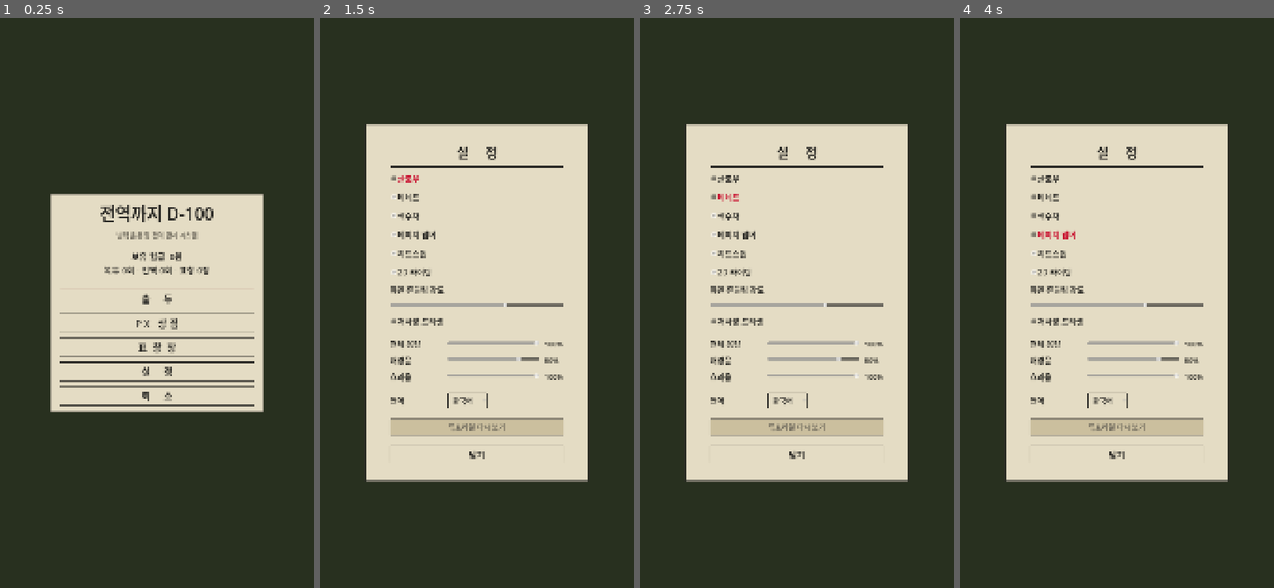
Above: before the commit, frames 1-4 (left to right).
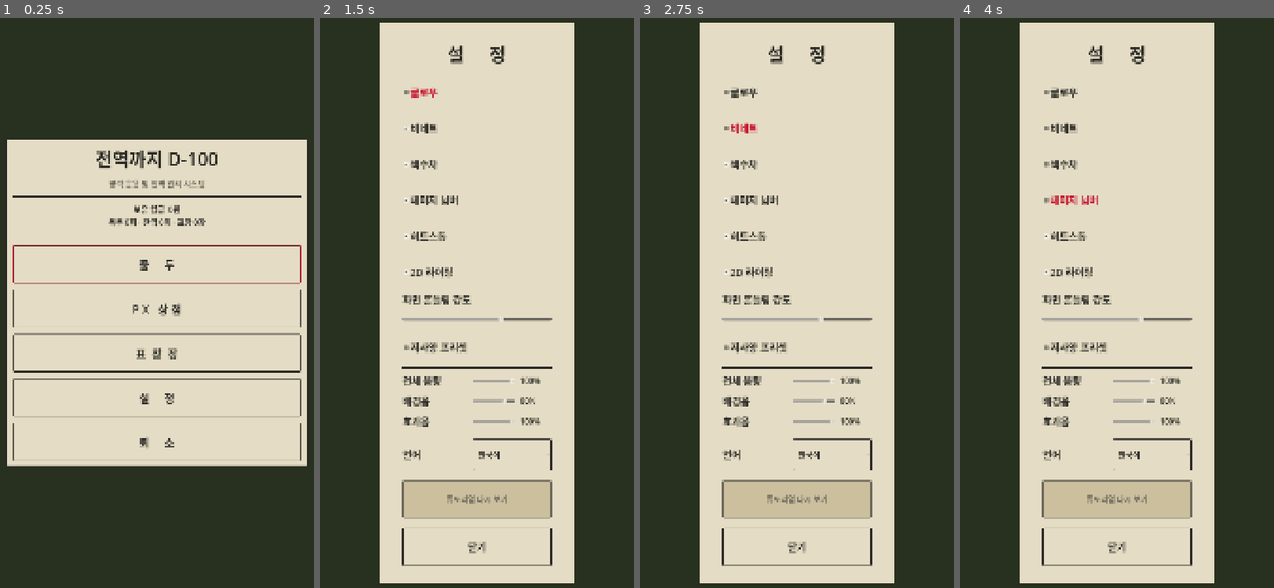
Above: after the commit, the same moments.

Repository: doogi7224/git-playground
Game: Godot game, scene res://ui/meta/meta_root.tscn
Same seed, same stepped clock (60 frames per second), same inputs: the game is played once before the commit and once after it.
Inputs:
- Up to frame 1 (0.25 s): no input
- Up to frame 2 (1.5 s): click "설 정" at 0.5 s; click "글로우" at 1.25 s
- Up to frame 3 (2.75 s): click "비네트" at 2 s
- Up to frame 4 (4 s): click "색수차" at 2.75 s; click "데미지 넘버" at 3.5 s

The runs differ from the first frame. In frame 1, 34% of the frame differs, in the area x 2-98%, y 21-79%; in frame 2, 34%; in frame 3, 34%; in frame 4, 34%.

Commit message:
feat(mobile): UI 를 세로 폰 기준으로 — 터치 타깃과 글자 크기
치수를 MetaUI 상수로 모았다. 화면마다 숫자를 흩뿌려 두면 다시 못 맞춘다.

  TOUCH_MIN 116 / TOUCH_MIN_SMALL 96
  안드로이드 지침의 48dp 는 1080 폭 폰에서 대략 120px 이다. 그보다 밑이면
  목록에서 옆 항목을 누르게 된다. 기존 값은 44~52 였다.

  FS_TITLE 56 / FS_HEAD 34 / FS_BODY 30 / FS_SUB 24 / FS_TINY 22
  데스크톱 감각으로 잡은 17~26 은 1080 폭에서 그대로 오면 다 작다.

  SIDE_MARGIN 40. 1080 에서 좌우 180 씩 빼면 720 밖에 안 남는다.

출두 신고 화면은 병력/훈련장을 좌우가 아니라 **위아래로 쌓았다**.
1080 폭을 반으로 가르면 캐릭터 이름과 가격 버튼이 같은 줄에 안 들어간다.
병력 8종 훈련장 3종이라 높이도 2:1 로 나눈다.

옵션 화면의 슬라이더도 고정 폭(280~360) 대신 남는 폭을 채우게 바꿨다.
세로에서는 폭이 좁아 고정 폭이 라벨을 밀어낸다.

검사 561개 통과. 메타 화면 4종 + 옵션을 1080x1920 으로 실제로 찍어 확인했다.

Co-Authored-By: Claude Opus 5 <noreply@anthropic.com>
Claude-Session: https://claude.ai/code/session_01DH84wvEbpBbH2sZ1nM6fyB

Diff:
--- a/ui/meta/character_select.gd
+++ b/ui/meta/character_select.gd
@@ -40,9 +40,9 @@
 	var margin := MarginContainer.new()
 	margin.set_anchors_preset(Control.PRESET_FULL_RECT)
 	for side: StringName in [&"margin_left", &"margin_right"]:
-		margin.add_theme_constant_override(side, 120)
+		margin.add_theme_constant_override(side, MetaUI.SIDE_MARGIN)
 	for side: StringName in [&"margin_top", &"margin_bottom"]:
-		margin.add_theme_constant_override(side, 50)
+		margin.add_theme_constant_override(side, 48)
 	add_child(margin)
 
 	var panel: PanelContainer = MetaUI.panel()
@@ -52,15 +52,18 @@
 	col.add_theme_constant_override(&"separation", 12)
 	panel.add_child(col)
 
-	col.add_child(MetaUI.title("출  두  신  고", 40))
-	_salary_label = MetaUI.label("", 22, MetaUI.INK)
+	col.add_child(MetaUI.title("출  두  신  고"))
+	_salary_label = MetaUI.label("", MetaUI.FS_SUB, MetaUI.INK)
 	_salary_label.horizontal_alignment = HORIZONTAL_ALIGNMENT_CENTER
 	col.add_child(_salary_label)
 	col.add_child(MetaUI.rule())
 
-	var columns := HBoxContainer.new()
+	# ★ 세로 화면에서는 두 칸을 좌우로 못 놓는다. 1080 폭을 반으로 가르면
+	#   캐릭터 이름과 가격 버튼이 같은 줄에 안 들어간다. 위아래로 쌓는다.
+	#   병력이 8종, 훈련장이 3종이라 높이도 2:1 로 나눈다.
+	var columns := VBoxContainer.new()
 	columns.size_flags_vertical = Control.SIZE_EXPAND_FILL
-	columns.add_theme_constant_override(&"separation", 24)
+	columns.add_theme_constant_override(&"separation", 20)
 	col.add_child(columns)
 	_char_list = _column(columns, "병      력", 2)
 	_map_list = _column(columns, "훈  련  장", 1)
@@ -70,12 +73,12 @@
 	footer.add_theme_constant_override(&"separation", 16)
 	col.add_child(footer)
 
-	var back: Button = MetaUI.button("돌아가기", 26)
+	var back: Button = MetaUI.button("돌아가기")
 	back.size_flags_horizontal = Control.SIZE_EXPAND_FILL
 	back.pressed.connect(func() -> void: back_requested.emit())
 	footer.add_child(back)
 
-	_start_button = MetaUI.button("출  두", 30)
+	_start_button = MetaUI.button("출  두", MetaUI.FS_HEAD)
 	_start_button.size_flags_horizontal = Control.SIZE_EXPAND_FILL
 	_start_button.pressed.connect(_on_start)
 	footer.add_child(_start_button)
@@ -83,14 +86,15 @@
 	reload_selection()
 
 
-func _column(parent: HBoxContainer, heading: String, stretch: int) -> VBoxContainer:
+func _column(parent: BoxContainer, heading: String, stretch: int) -> VBoxContainer:
 	var col := VBoxContainer.new()
 	col.size_flags_horizontal = Control.SIZE_EXPAND_FILL
+	col.size_flags_vertical = Control.SIZE_EXPAND_FILL
 	col.size_flags_stretch_ratio = float(stretch)
 	col.add_theme_constant_override(&"separation", 8)
 	parent.add_child(col)
 
-	var head: Label = MetaUI.label(heading, 24, MetaUI.INK)
+	var head: Label = MetaUI.label(heading, MetaUI.FS_HEAD, MetaUI.INK)
 	head.horizontal_alignment = HORIZONTAL_ALIGNMENT_CENTER
 	col.add_child(head)
 
@@ -144,33 +148,33 @@
 	text.size_flags_horizontal = Control.SIZE_EXPAND_FILL
 	h.add_child(text)
 	var name_color: Color = MetaUI.INK if unlocked else MetaUI.INK_FADED
-	text.add_child(MetaUI.label(("▶ " if chosen else "") + tr(u.display_name), 24, name_color))
+	text.add_child(MetaUI.label(("▶ " if chosen else "") + tr(u.display_name), MetaUI.FS_BODY, name_color))
 	if unlocked:
-		text.add_child(MetaUI.label(u.description, 17, MetaUI.INK_FADED))
+		text.add_child(MetaUI.label(u.description, MetaUI.FS_TINY, MetaUI.INK_FADED))
 	else:
-		text.add_child(MetaUI.label(tr("조건 — %s") % u.condition.describe(), 17, MetaUI.INK_FADED))
+		text.add_child(MetaUI.label(tr("조건 — %s") % u.condition.describe(), MetaUI.FS_TINY, MetaUI.INK_FADED))
 
 	if unlocked:
 		if chosen:
-			h.add_child(MetaUI.stamp("선  택", 24))
+			h.add_child(MetaUI.stamp("선  택", MetaUI.FS_SUB))
 		else:
-			var pick: Button = MetaUI.button("선택", 22)
-			pick.custom_minimum_size = Vector2(120.0, 44.0)
+			var pick: Button = MetaUI.button("선택", MetaUI.FS_SUB)
+			pick.custom_minimum_size = Vector2(160.0, MetaUI.TOUCH_MIN_SMALL)
 			var id: StringName = u.target_id
 			pick.pressed.connect(func() -> void: _choose(is_char, id))
 			h.add_child(pick)
 	elif u.is_free():
 		# 조건만 채우면 열린다. 아직 못 채웠다는 뜻이므로 진행률만 보여 준다.
 		h.add_child(MetaUI.label("%d%%" % int(round(u.condition.ratio(stats) * 100.0)),
-				22, MetaUI.INK_FADED))
+				MetaUI.FS_SUB, MetaUI.INK_FADED))
 	else:
 		# 구매형. 조건을 아직 못 채웠으면 값만 흐리게 띄우지 말고 얼마나 남았는지도 보여 준다 —
 		# 값이 없어서 못 사는 건지 조건이 모자라서 못 사는 건지 구분이 안 됐다.
 		var right := VBoxContainer.new()
-		right.custom_minimum_size = Vector2(140.0, 0.0)
+		right.custom_minimum_size = Vector2(190.0, 0.0)
 		h.add_child(right)
-		var buy: Button = MetaUI.button(MetaUI.won(u.price), 22)
-		buy.custom_minimum_size = Vector2(140.0, 44.0)
+		var buy: Button = MetaUI.button(MetaUI.won(u.price), MetaUI.FS_SUB)
+		buy.custom_minimum_size = Vector2(190.0, MetaUI.TOUCH_MIN_SMALL)
 		buy.disabled = not SaveSystem.can_buy_unlock(u.id)
 		var unlock_id: StringName = u.id
 		buy.pressed.connect(func() -> void: SaveSystem.buy_unlock(unlock_id))
@@ -178,7 +182,7 @@
 		if not u.condition_met(stats):
 			var note: Label = MetaUI.label(
 					tr("조건 %d%%") % int(round(u.condition.ratio(stats) * 100.0)),
-					16, MetaUI.INK_FADED)
+					MetaUI.FS_TINY, MetaUI.INK_FADED)
 			note.horizontal_alignment = HORIZONTAL_ALIGNMENT_CENTER
 			right.add_child(note)
 	return row
--- a/ui/meta/commendation_board.gd
+++ b/ui/meta/commendation_board.gd
@@ -19,9 +19,9 @@
 	var margin := MarginContainer.new()
 	margin.set_anchors_preset(Control.PRESET_FULL_RECT)
 	for side: StringName in [&"margin_left", &"margin_right"]:
-		margin.add_theme_constant_override(side, 180)
+		margin.add_theme_constant_override(side, MetaUI.SIDE_MARGIN)
 	for side: StringName in [&"margin_top", &"margin_bottom"]:
-		margin.add_theme_constant_override(side, 60)
+		margin.add_theme_constant_override(side, 48)
 	add_child(margin)
 
 	var panel: PanelContainer = MetaUI.panel()
@@ -31,8 +31,8 @@
 	col.add_theme_constant_override(&"separation", 12)
 	panel.add_child(col)
 
-	col.add_child(MetaUI.title("표     창     장", 40))
-	_summary = MetaUI.label("", 24, MetaUI.INK)
+	col.add_child(MetaUI.title("표     창     장"))
+	_summary = MetaUI.label("", MetaUI.FS_SUB, MetaUI.INK)
 	_summary.horizontal_alignment = HORIZONTAL_ALIGNMENT_CENTER
 	col.add_child(_summary)
 	col.add_child(MetaUI.rule())
@@ -48,7 +48,7 @@
 	scroll.add_child(_list)
 
 	col.add_child(MetaUI.rule())
-	var back: Button = MetaUI.button("돌아가기", 26)
+	var back: Button = MetaUI.button("돌아가기")
 	back.pressed.connect(func() -> void: back_requested.emit())
 	col.add_child(back)
 
@@ -84,27 +84,27 @@
 	var text := VBoxContainer.new()
 	text.size_flags_horizontal = Control.SIZE_EXPAND_FILL
 	h.add_child(text)
-	text.add_child(MetaUI.label(c.display_name, 26, MetaUI.INK if has else MetaUI.INK_FADED))
+	text.add_child(MetaUI.label(c.display_name, MetaUI.FS_BODY, MetaUI.INK if has else MetaUI.INK_FADED))
 	# 아직 못 받은 표창장은 설명 대신 조건을 보여 준다. 뭘 하면 되는지가 먼저다.
 	if has:
-		text.add_child(MetaUI.label(c.description, 18, MetaUI.INK_FADED))
+		text.add_child(MetaUI.label(c.description, MetaUI.FS_TINY, MetaUI.INK_FADED))
 	elif c.condition != null:
 		text.add_child(MetaUI.label(tr("조건 — %s (%d%%)") % [
 				c.condition.describe(),
-				int(round(c.condition.ratio(stats) * 100.0))], 18, MetaUI.INK_FADED))
+				int(round(c.condition.ratio(stats) * 100.0))], MetaUI.FS_TINY, MetaUI.INK_FADED))
 
 	var right := VBoxContainer.new()
-	right.custom_minimum_size = Vector2(200.0, 0.0)
+	right.custom_minimum_size = Vector2(190.0, 0.0)
 	h.add_child(right)
 	if has:
-		right.add_child(MetaUI.stamp("발  급", 30))
+		right.add_child(MetaUI.stamp("발  급", MetaUI.FS_BODY))
 	elif c.condition != null:
 		var bar := ProgressBar.new()
 		bar.max_value = 1.0
 		bar.value = c.condition.ratio(stats)
 		bar.show_percentage = false
-		bar.custom_minimum_size = Vector2(0.0, 22.0)
+		bar.custom_minimum_size = Vector2(0.0, 26.0)
 		right.add_child(bar)
 	if c.salary_reward > 0:
-		right.add_child(MetaUI.label(tr("보상 %s") % MetaUI.won(c.salary_reward), 18, MetaUI.INK_FADED))
+		right.add_child(MetaUI.label(tr("보상 %s") % MetaUI.won(c.salary_reward), MetaUI.FS_TINY, MetaUI.INK_FADED))
 	return row
--- a/ui/meta/main_menu.gd
+++ b/ui/meta/main_menu.gd
@@ -25,17 +25,17 @@
 	center.add_child(panel)
 
 	_box = VBoxContainer.new()
-	_box.custom_minimum_size = Vector2(600.0, 0.0)
-	_box.add_theme_constant_override(&"separation", 14)
+	_box.custom_minimum_size = Vector2(880.0, 0.0)
+	_box.add_theme_constant_override(&"separation", 20)
 	panel.add_child(_box)
 
 	_box.add_child(MetaUI.title("전역까지 D-100"))
-	var sub: Label = MetaUI.label("병력 운용 및 전역 관리 시스템", 20, MetaUI.INK_FADED)
+	var sub: Label = MetaUI.label("병력 운용 및 전역 관리 시스템", MetaUI.FS_SUB, MetaUI.INK_FADED)
 	sub.horizontal_alignment = HORIZONTAL_ALIGNMENT_CENTER
 	_box.add_child(sub)
 	_box.add_child(MetaUI.rule())
 
-	_salary_label = MetaUI.label("", 26, MetaUI.INK)
+	_salary_label = MetaUI.label("", MetaUI.FS_SUB, MetaUI.INK)
 	_salary_label.horizontal_alignment = HORIZONTAL_ALIGNMENT_CENTER
 	_box.add_child(_salary_label)
 	_box.add_child(MetaUI.spacer(12.0))
@@ -49,7 +49,7 @@
 
 
 func _add_button(text: String, screen: StringName) -> void:
-	var b: Button = MetaUI.button(text, 30)
+	var b: Button = MetaUI.button(text, MetaUI.FS_HEAD)
 	b.pressed.connect(func() -> void: open_requested.emit(screen))
 	_box.add_child(b)
 
--- a/ui/meta/meta_ui.gd
+++ b/ui/meta/meta_ui.gd
@@ -16,6 +16,24 @@
 const GOLD: Color = Color("#FFC94A")       ## 금색 강조
 const BACKDROP: Color = Color("#28301F")   ## 국방색 배경
 
+## --- 세로 폰 기준 치수 ---
+##
+## 뷰포트가 1080 폭이라 데스크톱 감각으로 잡은 크기가 그대로 오면 다 작다.
+## 손가락으로 눌러야 하므로 글자보다 **누를 수 있는 높이**가 먼저다.
+##
+## 안드로이드 지침의 48dp 는 1080 폭 폰에서 대략 120px 이다. 그보다 밑으로
+## 내려가면 오조작이 난다 -- 목록에서 옆 항목을 누르게 된다.
+const TOUCH_MIN: float = 116.0        ## 누를 수 있는 것의 최소 높이
+const TOUCH_MIN_SMALL: float = 96.0   ## 목록 안의 보조 버튼
+const SIDE_MARGIN: int = 40           ## 좌우 여백. 1080 에서 180 을 빼면 720만 남는다
+
+## 글자 크기. 이름은 쓰임새로 짓는다 -- 숫자를 화면마다 흩뿌리면 다시 못 맞춘다.
+const FS_TITLE: int = 56
+const FS_HEAD: int = 34
+const FS_BODY: int = 30
+const FS_SUB: int = 24
+const FS_TINY: int = 22
+
 
 static func paper_box(dark: bool = false) -> StyleBoxFlat:
 	var box := StyleBoxFlat.new()
@@ -23,10 +41,10 @@
 	box.border_color = INK
 	box.set_border_width_all(3)
 	box.set_corner_radius_all(2)
-	box.content_margin_left = 28.0
-	box.content_margin_right = 28.0
-	box.content_margin_top = 20.0
-	box.content_margin_bottom = 20.0
+	box.content_margin_left = 24.0
+	box.content_margin_right = 24.0
+	box.content_margin_top = 18.0
+	box.content_margin_bottom = 18.0
 	return box
 
 
@@ -46,7 +64,7 @@
 ## 여기서 한 번 번역하면 메타 화면 전체가 덮인다. 화면마다 tr() 을 흩뿌리면
 ## 새 항목을 넣을 때 빠뜨리기 쉽다.
 ## 번역 키는 한국어 원문이라, 표에 없는 문자열은 그대로 한국어로 나온다.
-static func label(text: String, size: int = 24, color: Color = INK) -> Label:
+static func label(text: String, size: int = FS_BODY, color: Color = INK) -> Label:
 	var l := Label.new()
 	l.text = t(text)
 	l.add_theme_font_size_override(&"font_size", size)
@@ -54,14 +72,14 @@
 	return l
 
 
-static func title(text: String, size: int = 52) -> Label:
+static func title(text: String, size: int = FS_TITLE) -> Label:
 	var l := label(text, size, INK)
 	l.horizontal_alignment = HORIZONTAL_ALIGNMENT_CENTER
 	return l
 
 
 ## 빨간 인장. 「합격」 「발급」 처럼 도장 한 방 찍는 자리.
-static func stamp(text: String, size: int = 26) -> Label:
+static func stamp(text: String, size: int = FS_SUB) -> Label:
 	var l := label(text, size, STAMP)
 	l.horizontal_alignment = HORIZONTAL_ALIGNMENT_CENTER
 	return l
@@ -81,7 +99,7 @@
 	return box
 
 
-static func button(text: String, size: int = 28) -> Button:
+static func button(text: String, size: int = FS_BODY) -> Button:
 	var b := Button.new()
 	b.text = t(text)
 	b.add_theme_font_size_override(&"font_size", size)
@@ -96,7 +114,7 @@
 	# 포커스 테두리를 따로 둔다 — 키보드만으로 넘길 때 어디에 있는지 보여야 한다.
 	b.add_theme_stylebox_override(&"focus", _button_box(Color(0, 0, 0, 0), STAMP))
 	b.add_theme_stylebox_override(&"disabled", _button_box(PAPER_DARK, INK_FADED))
-	b.custom_minimum_size = Vector2(0.0, 52.0)
+	b.custom_minimum_size = Vector2(0.0, TOUCH_MIN)
 	return b
 
 
--- a/ui/meta/px_shop.gd
+++ b/ui/meta/px_shop.gd
@@ -20,9 +20,9 @@
 	var margin := MarginContainer.new()
 	margin.set_anchors_preset(Control.PRESET_FULL_RECT)
 	for side: StringName in [&"margin_left", &"margin_right"]:
-		margin.add_theme_constant_override(side, 180)
+		margin.add_theme_constant_override(side, MetaUI.SIDE_MARGIN)
 	for side: StringName in [&"margin_top", &"margin_bottom"]:
-		margin.add_theme_constant_override(side, 60)
+		margin.add_theme_constant_override(side, 48)
 	add_child(margin)
 
 	var panel: PanelContainer = MetaUI.panel()
@@ -32,8 +32,8 @@
 	col.add_theme_constant_override(&"separation", 12)
 	panel.add_child(col)
 
-	col.add_child(MetaUI.title("P X   보  급  품", 40))
-	_salary_label = MetaUI.label("", 24, MetaUI.INK)
+	col.add_child(MetaUI.title("P X   보  급  품"))
+	_salary_label = MetaUI.label("", MetaUI.FS_SUB, MetaUI.INK)
 	_salary_label.horizontal_alignment = HORIZONTAL_ALIGNMENT_CENTER
 	col.add_child(_salary_label)
 	col.add_child(MetaUI.rule())
@@ -49,7 +49,7 @@
 	scroll.add_child(_list)
 
 	col.add_child(MetaUI.rule())
-	var back: Button = MetaUI.button("돌아가기", 26)
+	var back: Button = MetaUI.button("돌아가기")
 	back.pressed.connect(func() -> void: back_requested.emit())
 	col.add_child(back)
 
@@ -83,17 +83,17 @@
 	var text := VBoxContainer.new()
 	text.size_flags_horizontal = Control.SIZE_EXPAND_FILL
 	h.add_child(text)
-	text.add_child(MetaUI.label(item.display_name, 26))
-	text.add_child(MetaUI.label(item.description, 18, MetaUI.INK_FADED))
+	text.add_child(MetaUI.label(item.display_name, MetaUI.FS_BODY))
+	text.add_child(MetaUI.label(item.description, MetaUI.FS_TINY, MetaUI.INK_FADED))
 
 	var status := VBoxContainer.new()
-	status.custom_minimum_size = Vector2(220.0, 0.0)
+	status.custom_minimum_size = Vector2(180.0, 0.0)
 	h.add_child(status)
-	status.add_child(MetaUI.label(_pips(level, item.max_level), 22))
-	status.add_child(MetaUI.label(tr("현재 %s") % item.describe_level(level), 18, MetaUI.INK_FADED))
+	status.add_child(MetaUI.label(_pips(level, item.max_level), MetaUI.FS_SUB))
+	status.add_child(MetaUI.label(tr("현재 %s") % item.describe_level(level), MetaUI.FS_TINY, MetaUI.INK_FADED))
 
-	var buy: Button = MetaUI.button("완료" if maxed else MetaUI.won(cost), 24)
-	buy.custom_minimum_size = Vector2(200.0, 52.0)
+	var buy: Button = MetaUI.button("완료" if maxed else MetaUI.won(cost), MetaUI.FS_SUB)
+	buy.custom_minimum_size = Vector2(210.0, MetaUI.TOUCH_MIN_SMALL)
 	buy.disabled = maxed or not SaveSystem.can_buy_px(item.id)
 	if not maxed:
 		var id: StringName = item.id
--- a/ui/options_panel.gd
+++ b/ui/options_panel.gd
@@ -31,34 +31,36 @@
 
 
 func _build() -> void:
-	_box.add_child(MetaUI.title("설     정", 40))
+	_box.add_child(MetaUI.title("설     정"))
 	_box.add_child(MetaUI.rule())
 
 	for entry: Dictionary in TOGGLES:
 		var check := CheckBox.new()
 		check.text = tr(String(entry["label"]))
 		check.button_pressed = bool(Settings.get(entry["key"]))
-		check.add_theme_font_size_override(&"font_size", 24)
+		check.add_theme_font_size_override(&"font_size", MetaUI.FS_BODY)
+		check.custom_minimum_size = Vector2(0.0, MetaUI.TOUCH_MIN_SMALL)
 		_ink(check)
 		var key: StringName = entry["key"]
 		check.toggled.connect(func(on: bool) -> void: Settings.set_option(key, on))
 		_box.add_child(check)
 
-	_box.add_child(MetaUI.label("화면 흔들림 강도", 24))
+	_box.add_child(MetaUI.label("화면 흔들림 강도"))
 
 	var slider := HSlider.new()
 	slider.min_value = 0.0
 	slider.max_value = 1.5
 	slider.step = 0.05
 	slider.value = Settings.screen_shake
-	slider.custom_minimum_size = Vector2(360, 28)
+	slider.custom_minimum_size = Vector2(0, 48)
 	slider.value_changed.connect(func(v: float) -> void: Settings.set_option(&"screen_shake", v))
 	_box.add_child(slider)
 
 	var low := CheckBox.new()
 	low.text = tr("저사양 프리셋")
 	low.button_pressed = Settings.low_spec
-	low.add_theme_font_size_override(&"font_size", 24)
+	low.add_theme_font_size_override(&"font_size", MetaUI.FS_BODY)
+	low.custom_minimum_size = Vector2(0.0, MetaUI.TOUCH_MIN_SMALL)
 	_ink(low)
 	low.toggled.connect(_on_low_spec)
 	_box.add_child(low)
@@ -71,7 +73,7 @@
 	_add_language()
 
 	_box.add_child(MetaUI.rule())
-	var replay: Button = MetaUI.button("튜토리얼 다시 보기", 22)
+	var replay: Button = MetaUI.button("튜토리얼 다시 보기", MetaUI.FS_SUB)
 	replay.disabled = SaveSystem.tutorial_pending()
 	replay.pressed.connect(func() -> void:
 		AudioManager.play_sfx(&"ui_click")
@@ -80,7 +82,7 @@
 	_box.add_child(replay)
 
 	_box.add_child(MetaUI.rule())
-	var close: Button = MetaUI.button("닫기", 26)
+	var close: Button = MetaUI.button("닫기")
 	close.pressed.connect(func() -> void:
 		AudioManager.play_sfx(&"ui_click")
 		_close())
@@ -104,8 +106,8 @@
 	row.add_theme_constant_override(&"separation", 16)
 	_box.add_child(row)
 
-	var label: Label = MetaUI.label(label_text, 24)
-	label.custom_minimum_size = Vector2(160.0, 0.0)
+	var label: Label = MetaUI.label(label_text)
+	label.custom_minimum_size = Vector2(200.0, 0.0)
 	row.add_child(label)
 
 	var slider := HSlider.new()
@@ -113,12 +115,13 @@
 	slider.max_value = 1.0
 	slider.step = 0.05
 	slider.value = float(Settings.get(key))
-	slider.custom_minimum_size = Vector2(280.0, 28.0)
+	slider.custom_minimum_size = Vector2(0.0, 48.0)
+	slider.size_flags_horizontal = Control.SIZE_EXPAND_FILL
 	row.add_child(slider)
 
 	# 지금 몇인지 숫자로도 보여 준다. 슬라이더만 있으면 0.05 단위가 안 읽힌다.
-	var value_label: Label = MetaUI.label("%d%%" % int(round(slider.value * 100.0)), 22)
-	value_label.custom_minimum_size = Vector2(60.0, 0.0)
+	var value_label: Label = MetaUI.label("%d%%" % int(round(slider.value * 100.0)), MetaUI.FS_SUB)
+	value_label.custom_minimum_size = Vector2(96.0, 0.0)
 	row.add_child(value_label)
 
 	slider.value_changed.connect(func(v: float) -> void:
@@ -133,12 +136,13 @@
 	row.add_theme_constant_override(&"separation", 16)
 	_box.add_child(row)
 
-	var label: Label = MetaUI.label("언어", 24)
-	label.custom_minimum_size = Vector2(160.0, 0.0)
+	var label: Label = MetaUI.label("언어")
+	label.custom_minimum_size = Vector2(200.0, 0.0)
 	row.add_child(label)
 
 	var option := OptionButton.new()
-	option.add_theme_font_size_override(&"font_size", 22)
+	option.add_theme_font_size_override(&"font_size", MetaUI.FS_SUB)
+	option.custom_minimum_size = Vector2(240.0, MetaUI.TOUCH_MIN_SMALL)
 	_ink(option)
 	# 기본 회색 배경이 갱지 위에서 튄다.
 	for state: StringName in [&"normal", &"hover", &"pressed", &"focus", &"disabled"]:
